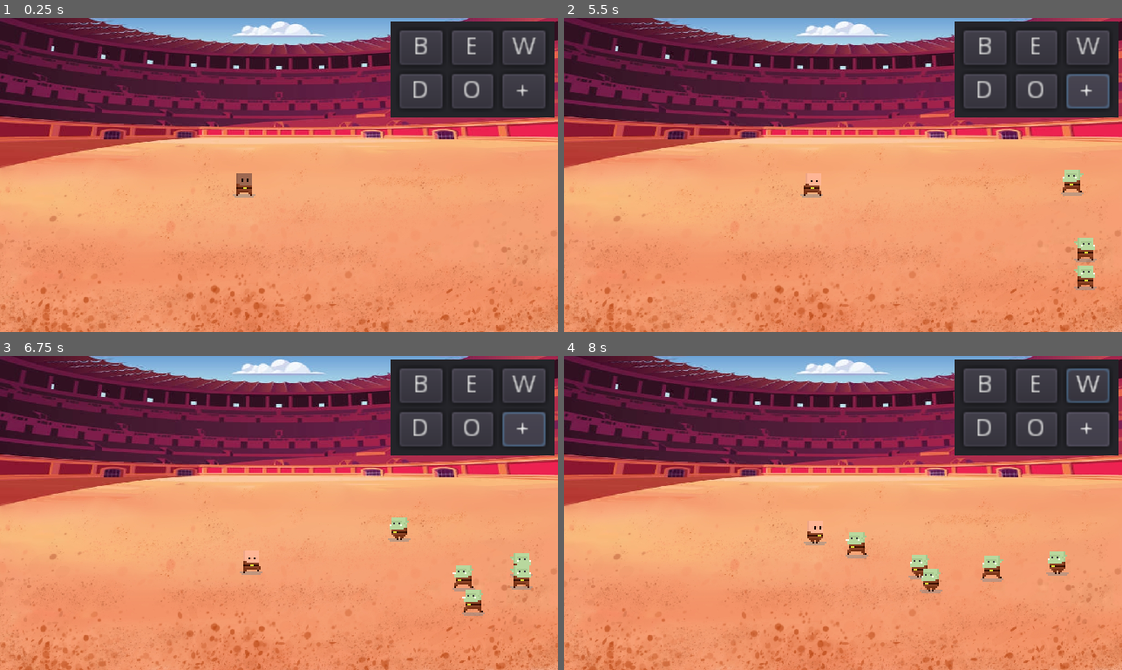
Above: before the commit, frames 1-4 (two rows, left to right).
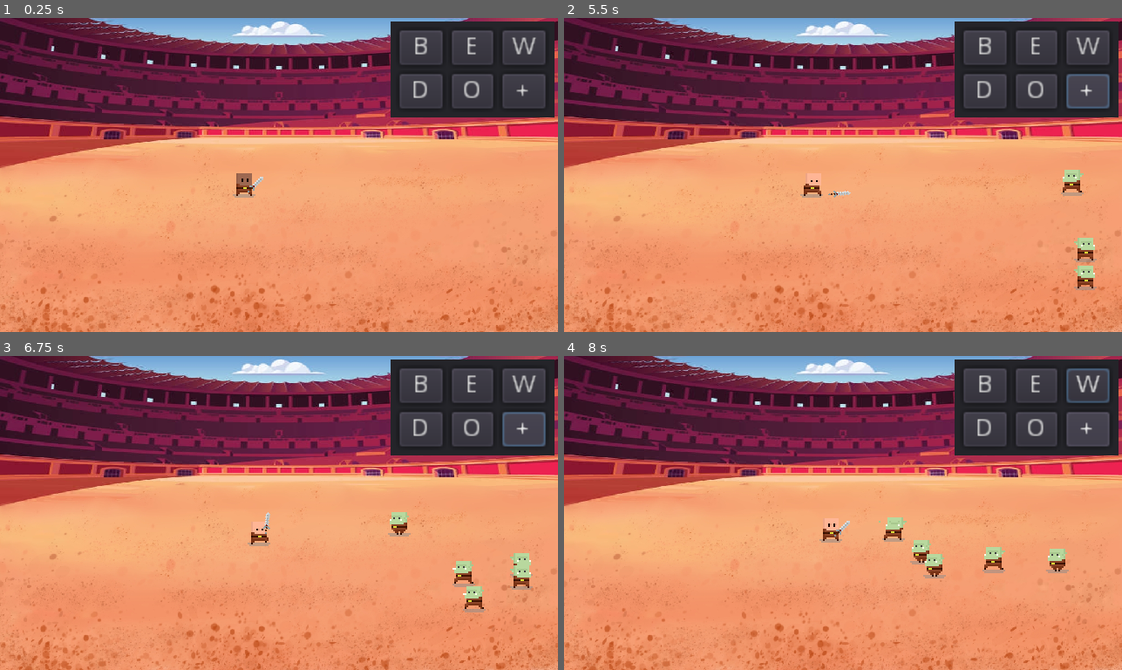
Above: after the commit, the same moments.

Repository: woliveira82/godot-arena
Game: Godot game, scene res://src/game/levels/Arena.tscn
The game is run twice, just before and just after one commit, with the same random seed, the same clock (stepped at 60 frames per second) and the same inputs.
Inputs:
- Up to frame 1 (0.25 s): no input
- Up to frame 2 (5.5 s): click "B" at 0.5 s; click "D" at 1.25 s; click "E" at 2 s; click "O" at 2.75 s; click "W" at 3.5 s; click "+" at 4.25 s; tap Enter at 5 s; hold Right (ui_right) from 5.03 s (still down); tap Space (attack) at 5.1 s
- Up to frame 3 (6.75 s): release Right (ui_right) at 5.78 s; hold Down (ui_down) 5.78-6.53 s; tap Space (attack) at 5.85, 6.6 s; hold Right (ui_right) from 6.53 s (still down)
- Up to frame 4 (8 s): release Right (ui_right) at 7.28 s; hold Up (ui_up) from 7.28 s (still down); tap Space (attack) at 7.35 s

The runs differ from the first frame. In frame 1, less than 0.1% of the frame differs, in the area x 44-48%, y 50-56%; in frame 2, less than 0.1%; in frame 3, 1.1%; in frame 4, 2.1%, in the area x 42-91%, y 51-76%.

Commit message:
feat: add sword attack and hitbox

Diff:
--- a/src/game/characters/Enemy.gd
+++ b/src/game/characters/Enemy.gd
@@ -51,11 +51,12 @@
 
 
 func _flip_sprite(x_velocity):
+	var face_left = state != DAMAGE
 	if x_velocity < 0:
-		animated_sprite.flip_h = true
+		animated_sprite.flip_h = face_left
 
 	elif x_velocity > 0:
-		animated_sprite.flip_h = false
+		animated_sprite.flip_h = !face_left
 
 
 func _idle(delta):
--- a/src/game/characters/Enemy.tscn
+++ b/src/game/characters/Enemy.tscn
@@ -26,6 +26,7 @@
 shape = SubResource( 1 )
 
 [node name="Hurtbox" parent="." instance=ExtResource( 3 )]
+collision_layer = 32
 
 [node name="CollisionShape2D" parent="Hurtbox" index="0"]
 position = Vector2( -0.5, -7.5 )
--- a/src/game/characters/Player.gd
+++ b/src/game/characters/Player.gd
@@ -14,6 +14,9 @@
 
 onready var animated_sprite = $AnimatedSprite
 onready var timer_input = $TimerInput
+onready var weapon = $Position2D/Sword
+onready var weapon_position = $Position2D
+
 
 var state = MOVE
 var rng = RandomNumberGenerator.new()
@@ -31,7 +34,7 @@
 	var input = Vector2.ZERO
 	if allow_input:
 		if Input.is_action_just_pressed("attack"):
-			_disable_input(1.0, ATTACK)
+			_disable_input(0.6, ATTACK)
 
 		else:
 			input = _get_input_vector()
@@ -58,24 +61,31 @@
 
 func _flip_sprite(x_input):
 	if x_input > 0:
+		animated_sprite.position.x = -0.5
 		animated_sprite.flip_h = false
+		weapon_position.scale.x = 1
 
 	elif x_input < 0:
+		animated_sprite.position.x = 0.5
 		animated_sprite.flip_h = true
+		weapon_position.scale.x = -1
 
 
 func _idle(delta):
 	animated_sprite.play("Idle 1")
+	weapon.idle()
 	velocity = velocity.move_toward(Vector2.ZERO, FRICTION * delta)
 
 
 func _move(delta, input):
 	animated_sprite.play("Run")
+	weapon.run()
 	velocity = velocity.move_toward(input * MAX_SPEED, ACCELERATION * delta)
 
 
 func _attack(delta):
 	animated_sprite.play("Attack")
+	weapon.attack()
 	velocity = velocity.move_toward(Vector2.ZERO, FRICTION * delta)
 
 
--- a/src/game/characters/Player.tscn
+++ b/src/game/characters/Player.tscn
@@ -1,8 +1,9 @@
-[gd_scene load_steps=6 format=2]
+[gd_scene load_steps=7 format=2]
 
 [ext_resource path="res://src/game/characters/Player.gd" type="Script" id=1]
 [ext_resource path="res://src/game/characters/resources/Black.tres" type="SpriteFrames" id=2]
 [ext_resource path="res://src/game/utils/Hurtbox.tscn" type="PackedScene" id=3]
+[ext_resource path="res://src/game/characters/Sword.tscn" type="PackedScene" id=4]
 
 [sub_resource type="CapsuleShape2D" id=15]
 radius = 1.99999
@@ -20,7 +21,9 @@
 [node name="AnimatedSprite" type="AnimatedSprite" parent="."]
 position = Vector2( -0.5, -8 )
 frames = ExtResource( 2 )
-animation = "Damage"
+animation = "Idle 1"
+frame = 2
+playing = true
 
 [node name="CollisionShape2D" type="CollisionShape2D" parent="."]
 position = Vector2( -1, -1 )
@@ -38,6 +41,11 @@
 [node name="TimerInput" type="Timer" parent="."]
 one_shot = true
 
+[node name="Position2D" type="Position2D" parent="."]
+
+[node name="Sword" parent="Position2D" instance=ExtResource( 4 )]
+position = Vector2( 1, -3 )
+
 [connection signal="hit" from="Hurtbox" to="." method="_on_Hurtbox_hit"]
 [connection signal="timeout" from="TimerInput" to="." method="_on_TimerInput_timeout"]
 
--- /dev/null
+++ b/src/game/characters/Sword.gd
@@ -0,0 +1,16 @@
+extends Sprite
+
+
+onready var animation = $AnimationPlayer
+
+
+func attack():
+	animation.play("Attack")
+
+
+func idle():
+	animation.play("Idle")
+
+
+func run():
+	animation.play("Run")
--- /dev/null
+++ b/src/game/characters/Sword.tscn
@@ -0,0 +1,148 @@
+[gd_scene load_steps=9 format=2]
+
+[ext_resource path="res://assets/images/Weapons.png" type="Texture" id=1]
+[ext_resource path="res://src/game/characters/Sword.gd" type="Script" id=2]
+[ext_resource path="res://src/game/utils/Hitbox.tscn" type="PackedScene" id=3]
+
+[sub_resource type="Animation" id=1]
+resource_name = "Attack"
+length = 0.6
+tracks/0/type = "value"
+tracks/0/path = NodePath(".:rotation_degrees")
+tracks/0/interp = 2
+tracks/0/loop_wrap = true
+tracks/0/imported = false
+tracks/0/enabled = true
+tracks/0/keys = {
+"times": PoolRealArray( 0, 0.2, 0.3, 0.6 ),
+"transitions": PoolRealArray( 1, 1, 1, 1 ),
+"update": 0,
+"values": [ 0.0, -45.0, 45.0, 0.0 ]
+}
+tracks/1/type = "value"
+tracks/1/path = NodePath(".:offset")
+tracks/1/interp = 2
+tracks/1/loop_wrap = true
+tracks/1/imported = false
+tracks/1/enabled = true
+tracks/1/keys = {
+"times": PoolRealArray( 0, 0.2, 0.3, 0.6 ),
+"transitions": PoolRealArray( 1, 1, 1, 1 ),
+"update": 0,
+"values": [ Vector2( 6, -6 ), Vector2( 12, -9 ), Vector2( 14, -11 ), Vector2( 6, -6 ) ]
+}
+tracks/2/type = "value"
+tracks/2/path = NodePath("Hitbox/CollisionShape2D:disabled")
+tracks/2/interp = 2
+tracks/2/loop_wrap = true
+tracks/2/imported = false
+tracks/2/enabled = true
+tracks/2/keys = {
+"times": PoolRealArray( 0, 0.25, 0.4 ),
+"transitions": PoolRealArray( 1, 1, 1 ),
+"update": 1,
+"values": [ true, false, true ]
+}
+
+[sub_resource type="Animation" id=4]
+resource_name = "Idle"
+length = 3.0
+loop = true
+tracks/0/type = "value"
+tracks/0/path = NodePath(".:offset")
+tracks/0/interp = 0
+tracks/0/loop_wrap = true
+tracks/0/imported = false
+tracks/0/enabled = true
+tracks/0/keys = {
+"times": PoolRealArray( 0, 1.5 ),
+"transitions": PoolRealArray( 1, 1 ),
+"update": 0,
+"values": [ Vector2( 6, -6 ), Vector2( 6, -7 ) ]
+}
+
+[sub_resource type="Animation" id=2]
+length = 0.001
+tracks/0/type = "value"
+tracks/0/path = NodePath(".:rotation_degrees")
+tracks/0/interp = 1
+tracks/0/loop_wrap = true
+tracks/0/imported = false
+tracks/0/enabled = true
+tracks/0/keys = {
+"times": PoolRealArray( 0 ),
+"transitions": PoolRealArray( 1 ),
+"update": 0,
+"values": [ 0.0 ]
+}
+tracks/1/type = "value"
+tracks/1/path = NodePath(".:offset")
+tracks/1/interp = 1
+tracks/1/loop_wrap = true
+tracks/1/imported = false
+tracks/1/enabled = true
+tracks/1/keys = {
+"times": PoolRealArray( 0 ),
+"transitions": PoolRealArray( 1 ),
+"update": 0,
+"values": [ Vector2( 6, -6 ) ]
+}
+tracks/2/type = "value"
+tracks/2/path = NodePath("Hitbox/CollisionShape2D:disabled")
+tracks/2/interp = 1
+tracks/2/loop_wrap = true
+tracks/2/imported = false
+tracks/2/enabled = true
+tracks/2/keys = {
+"times": PoolRealArray( 0 ),
+"transitions": PoolRealArray( 1 ),
+"update": 0,
+"values": [ true ]
+}
+
+[sub_resource type="Animation" id=3]
+resource_name = "Run"
+length = 0.6
+loop = true
+tracks/0/type = "value"
+tracks/0/path = NodePath(".:offset")
+tracks/0/interp = 1
+tracks/0/loop_wrap = true
+tracks/0/imported = false
+tracks/0/enabled = true
+tracks/0/keys = {
+"times": PoolRealArray( 0, 0.1, 0.2, 0.3 ),
+"transitions": PoolRealArray( 1, 1, 1, 1 ),
+"update": 0,
+"values": [ Vector2( 6, -6 ), Vector2( 7, -7 ), Vector2( 8, -7 ), Vector2( 9, -6 ) ]
+}
+
+[sub_resource type="CapsuleShape2D" id=5]
+radius = 3.0
+height = 6.00001
+
+[node name="Sword" type="Sprite"]
+position = Vector2( 1, -1 )
+texture = ExtResource( 1 )
+offset = Vector2( 6, -6 )
+region_enabled = true
+region_rect = Rect2( 0, 0, 12, 12 )
+script = ExtResource( 2 )
+
+[node name="AnimationPlayer" type="AnimationPlayer" parent="."]
+anims/Attack = SubResource( 1 )
+anims/Idle = SubResource( 4 )
+anims/RESET = SubResource( 2 )
+anims/Run = SubResource( 3 )
+
+[node name="Hitbox" parent="." instance=ExtResource( 3 )]
+collision_layer = 0
+collision_mask = 32
+
+[node name="CollisionShape2D" parent="Hitbox" index="0"]
+position = Vector2( 12.0208, -10.6066 )
+rotation = 0.785398
+shape = SubResource( 5 )
+disabled = true
+
+[editable path="Hitbox"]
--- a/src/game/characters/resources/Black.tres
+++ b/src/game/characters/resources/Black.tres
@@ -111,7 +111,7 @@
 "frames": [ SubResource( 1 ), SubResource( 2 ), SubResource( 3 ) ],
 "loop": true,
 "name": "Attack",
-"speed": 3.0
+"speed": 7.0
 }, {
 "frames": [ SubResource( 25 ), SubResource( 25 ), SubResource( 24 ), SubResource( 26 ) ],
 "loop": true,
--- /dev/null
+++ b/src/game/utils/Hitbox.tscn
@@ -0,0 +1,5 @@
+[gd_scene format=2]
+
+[node name="Hitbox" type="Area2D"]
+
+[node name="CollisionShape2D" type="CollisionShape2D" parent="."]
--- a/src/game/utils/Hurtbox.gd
+++ b/src/game/utils/Hurtbox.gd
@@ -16,4 +16,4 @@
 	if not invencible:
 		invencible = true
 		emit_signal('hit', area)
-		timer.start()
+		timer.start(0.7)
